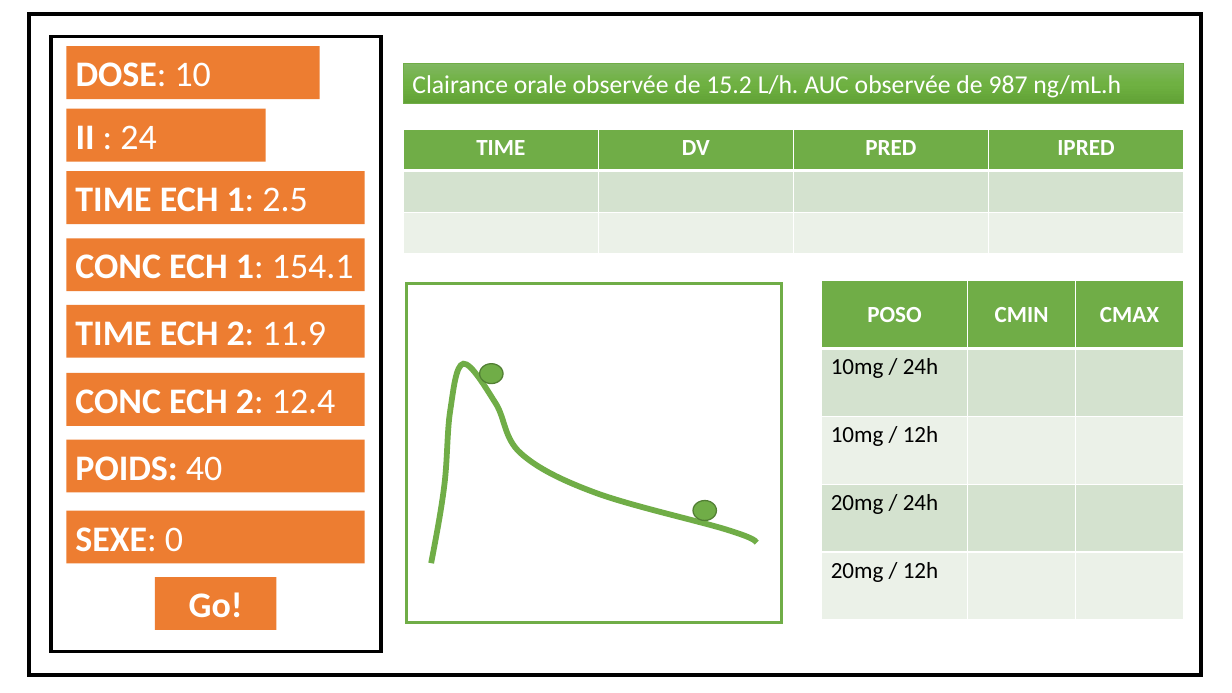
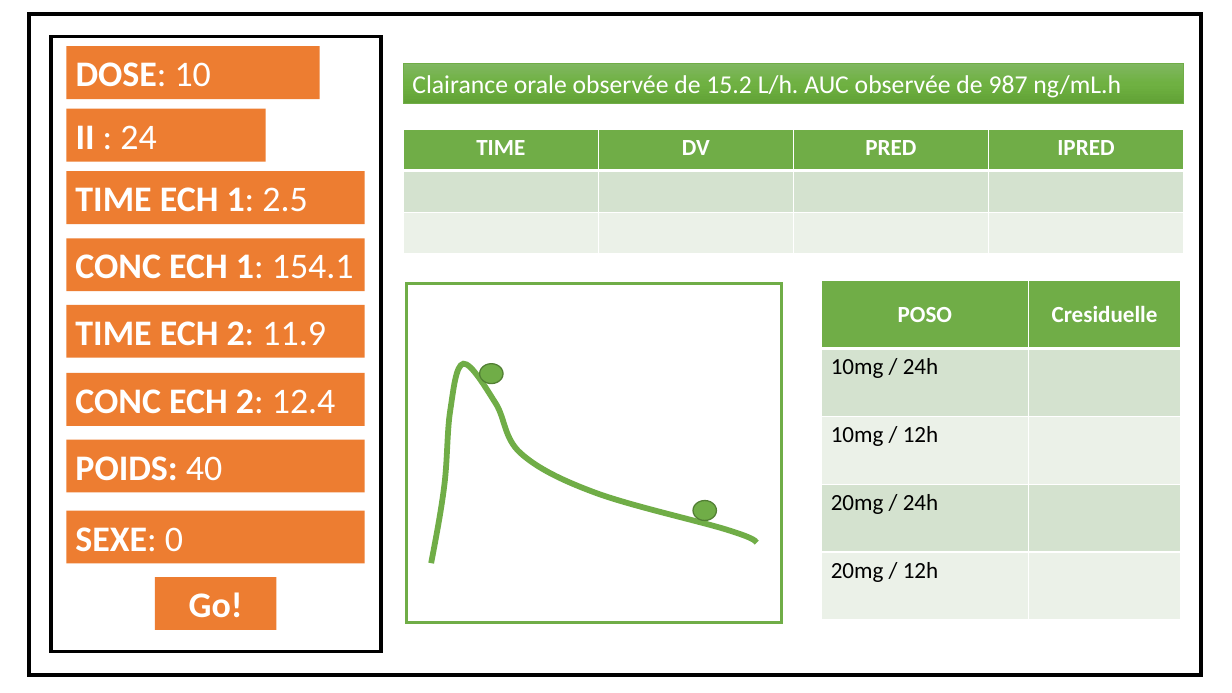
Before and after one commit to FelicienLL/gpco-workshop-2022, a slide deck: slide 10 of pptx/workflow2.pptx. Drawn at 1232x693 pixels with LibreOffice and Linux fonts; fonts in the diff are those of the drawing. Boxes give left, top, right and bottom in pixels: in the first picture for what was removed or moved away, otherwise in the second. Text is boxed around its words. In the diff, an @@ line names an element or a change of style, - is before the commit and + after.

Commit message:
save pptx

```diff
--- a/pptx/workflow2.pptx
+++ b/pptx/workflow2.pptx
@@ table at (822,281,1181,620) @@
-column 2: CMIN |  |  |  | 
-column 3: CMAX |  |  |  | 
+column 2: Cresiduelle |  |  |  | 
```
Also in this commit, not shown: 1 other file.
